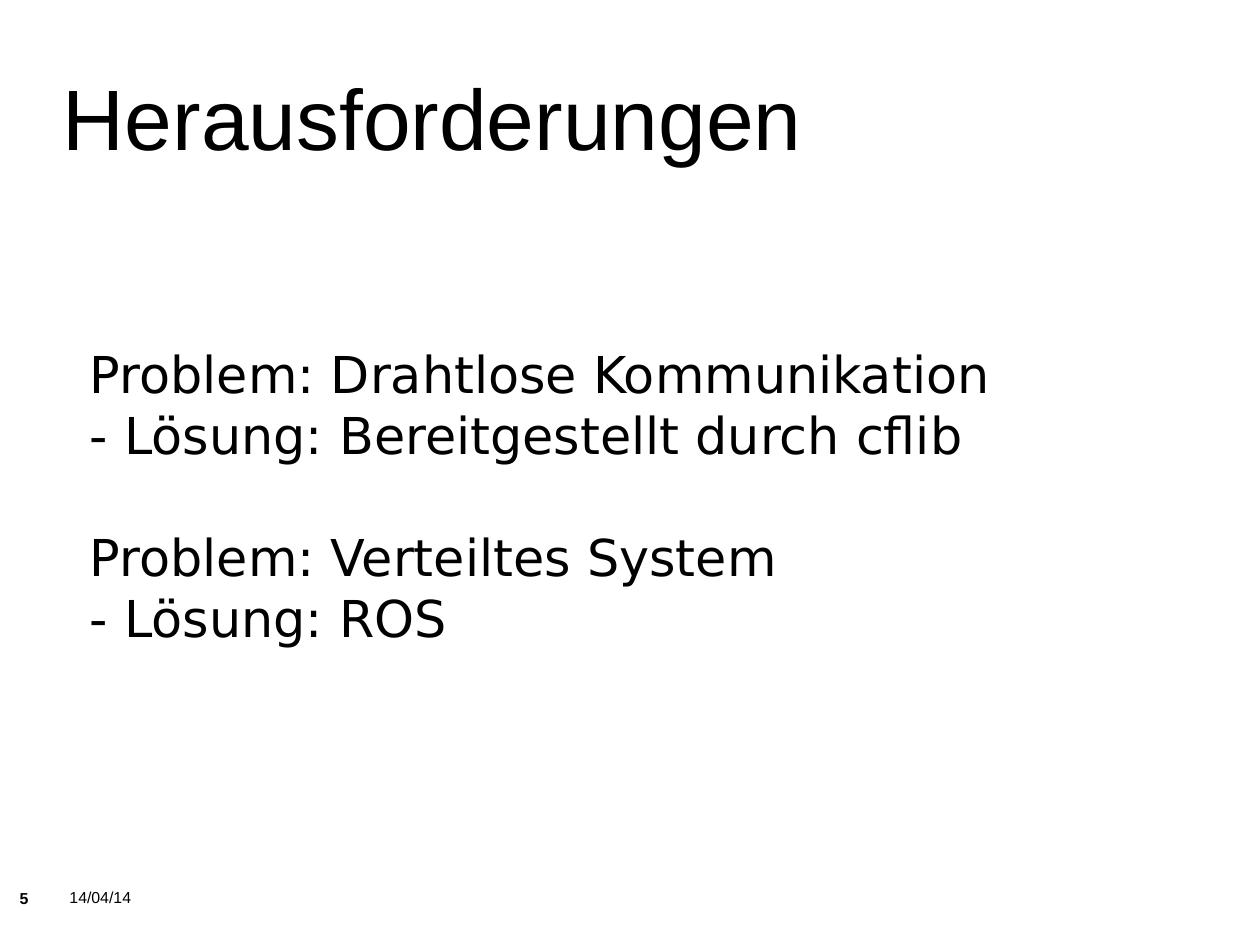
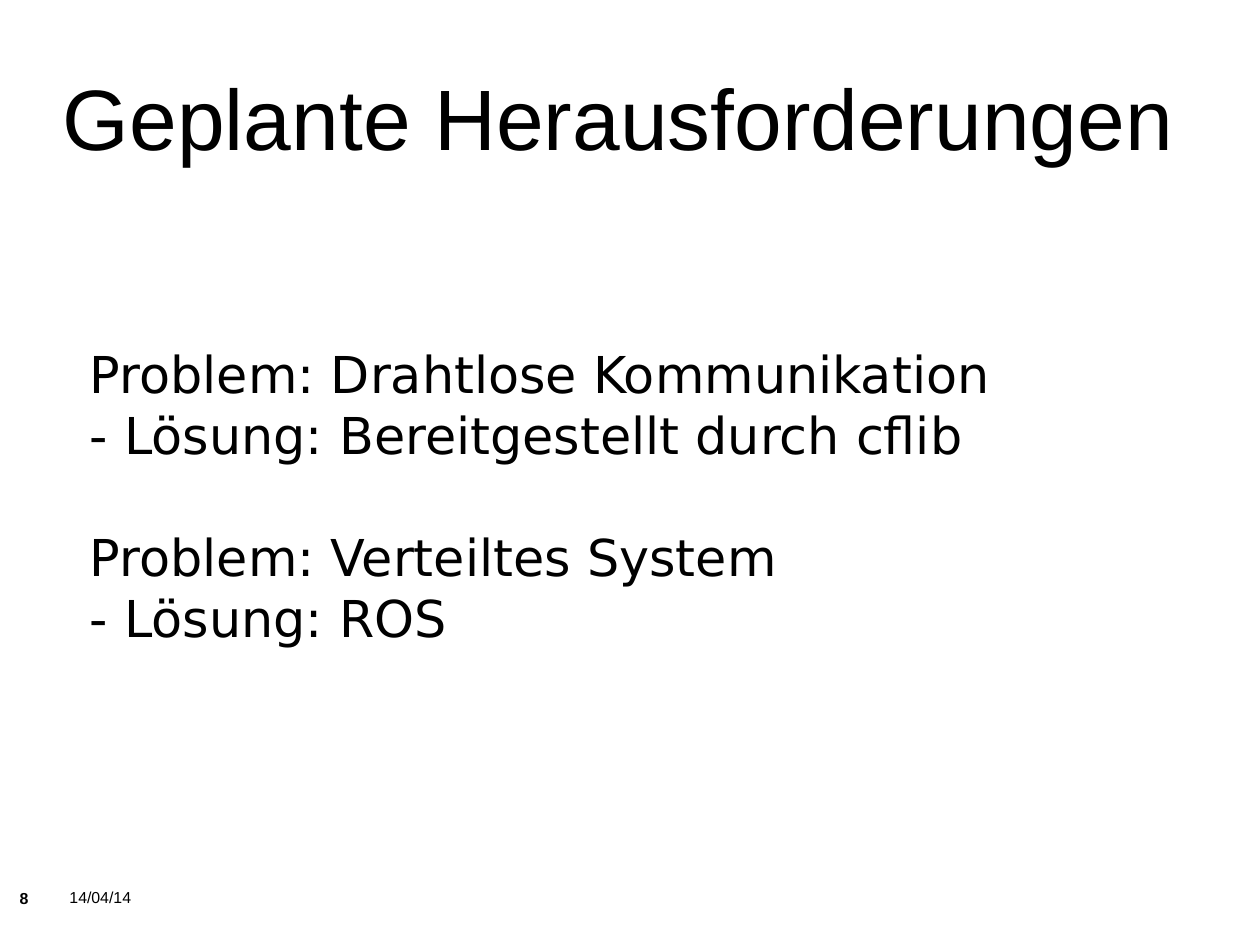
Before and after one commit to KITrokopter/Presentation, a slide deck: slide 8 of PresentationInTotal v0.1.odp (slide 5 before the commit). Drawn at 1260x945 pixels with LibreOffice and Linux fonts; fonts in the diff are those of the drawing; background and template pictures are left out. Boxes give left, top, right and bottom in pixels: in the first picture for what was removed or moved away, otherwise in the second. Text is boxed around its words. In the diff, an @@ line names an element or a change of style, - is before the commit and + after.

```diff
--- a/PresentationInTotal v0.1.odp
+++ b/PresentationInTotal v0.1.odp
@@ title at [63,88,1172,166]: text changed @@
-Herausforderungen
+Geplante Herausforderungen
```
Also in this commit, not shown: 6 other slides changed, 4 slides added.
